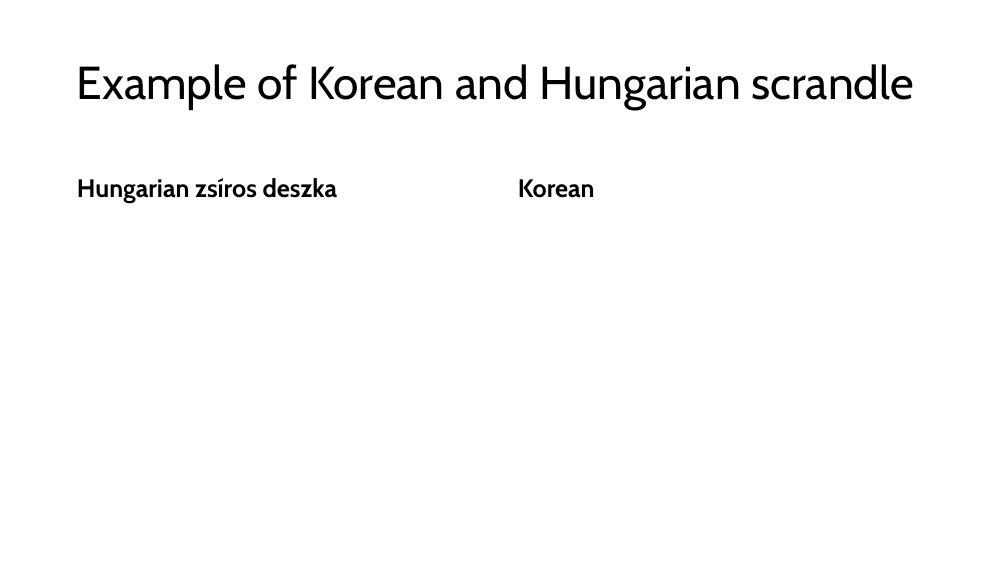
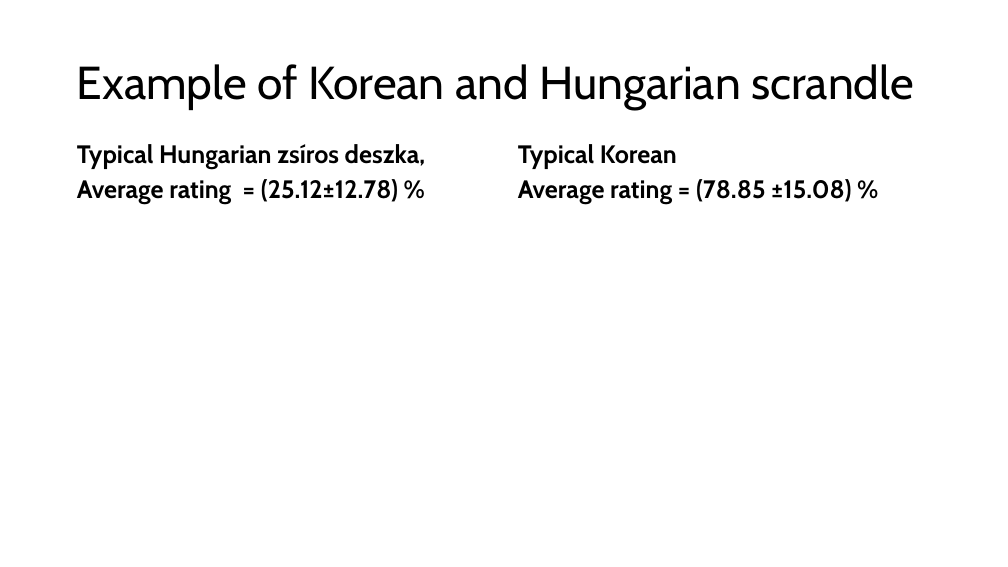
Before and after one commit to JakobFugl/scrandle_ml_project, a slide deck: slide 6 of power_point_folder/power_point_project.pptx. Drawn at 1008x567 pixels with LibreOffice and Linux fonts; fonts in the diff are those of the drawing. Boxes give left, top, right and bottom in pixels: in the first picture for what was removed or moved away, otherwise in the second. Text is boxed around its words. In the diff, an @@ line names an element or a change of style, - is before the commit and + after.

```diff
--- a/power_point_folder/power_point_project.pptx
+++ b/power_point_folder/power_point_project.pptx
@@ text at (77,144,425,204): text changed @@
-Hungarian zsíros deszka
+Typical Hungarian zsíros deszka,
+Average rating = (25.12±12.78) %
@@ text at (518,144,851,204): text changed @@
-Korean
+Typical Korean
+Average rating = (78.85 ±15.08) %
```
Also in this commit, not shown: 1 other slide changed, 2 slides added, 3 other files.
